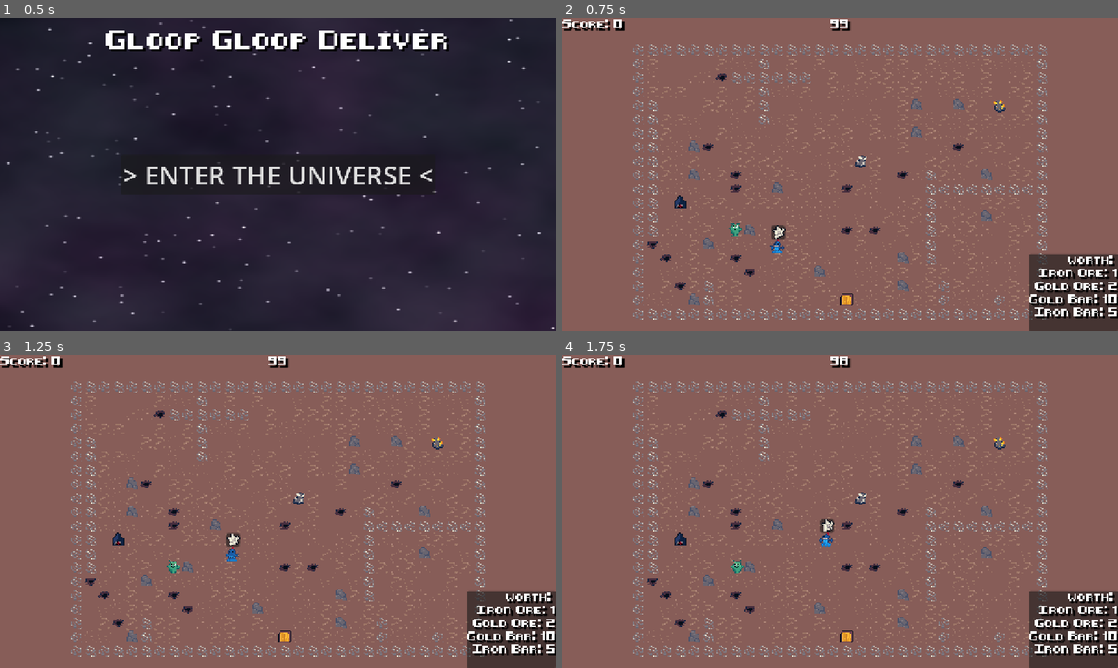
Above: before the commit, frames 1-4 (two rows, left to right).
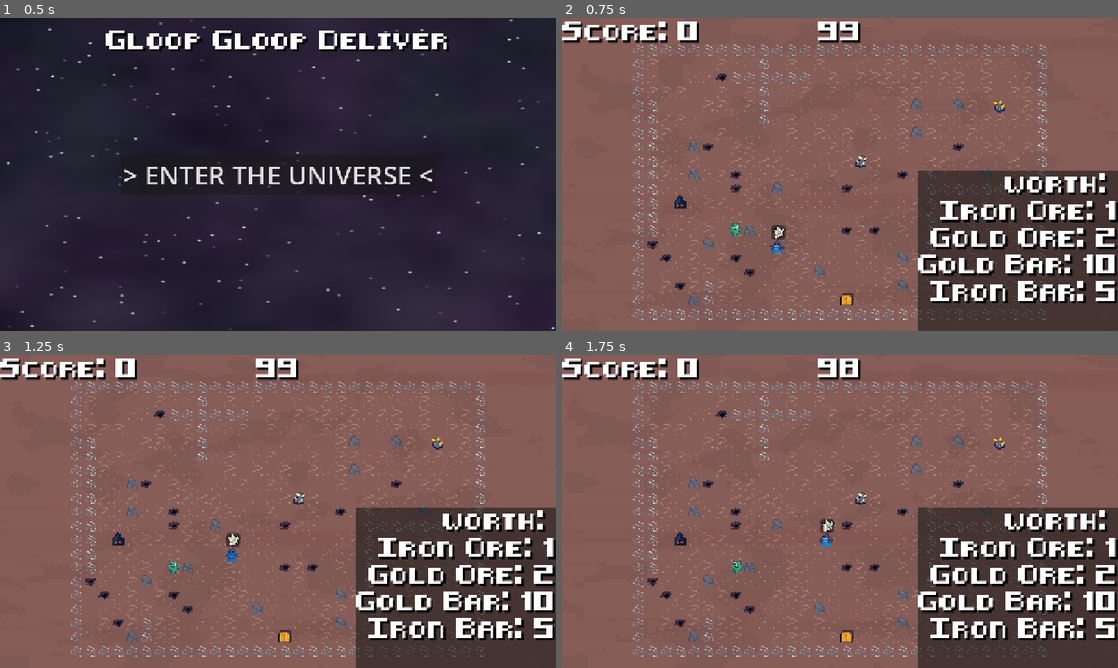
Above: after the commit, the same moments.

Repository: GameAISchool2026members/GloopGloopDelivery
Game: Godot game, scene res://menu/menu.tscn
Same seed, same stepped clock (60 frames per second), same inputs: the game is played once before the commit and once after it.
Inputs (mouse positions are in pixels of both pictures, inside the frame that each line leads up to):
- Up to frame 1 (0.5 s): no input
- Up to frame 2 (0.75 s): click "> ENTER THE UNIVERSE <" at 0.5 s
- Up to frame 3 (1.25 s): no input
- Up to frame 4 (1.75 s): move the mouse to (962, 495) at 1.27 s; hold D (right) from 1.28 s (still down); tap Space (interact) at 1.35 s; click (962, 495) at 1.42 s

Frame 1 is identical in both runs. In frame 2, 18% of the frame differs, in the area x 0-100%, y 0-100%; in frame 3, 18%; in frame 4, 18%.

Commit message:
add funny shader

Diff:
--- /dev/null
+++ b/game/environment/world_shader.gdshader
@@ -0,0 +1,43 @@
+shader_type canvas_item;
+
+uniform sampler2D cloud_texture : repeat_enable;
+uniform vec2 target_resolution = vec2(160,90);
+uniform vec4 cloud_color : source_color = vec4(0,0,0,0.05);
+uniform vec4 dust_color : source_color = vec4(0,0,0,0.05);
+
+float cloud_strength_function(vec2 uv)
+{
+	float a = step(texture(cloud_texture, uv + vec2(0.02, 0.01) * TIME).r, 0.4);
+	float b = step(texture(cloud_texture, 2.0 * uv + vec2(0.005, 0.0025) * TIME).r, 0.1);
+	return max(a,b);
+}
+
+float dust_strength_function(vec2 uv)
+{
+	float a = smoothstep(0.5, 0.7, texture(cloud_texture,vec2(0.04, 1) * uv + vec2(0.02, 0.01) * TIME).r);
+	float mask = clamp(texture(cloud_texture, vec2(0.2, 0.1) * uv + vec2(0.002, 0.008) * TIME).r - 0.3, 0.0, 1.0);
+	return a * mask;
+}
+
+vec2 quantize_screen_uv(vec2 uv)
+{
+	return round(uv * target_resolution) / target_resolution;
+}
+
+
+void fragment() {
+	vec2 uv = quantize_screen_uv(UV);
+	vec4 color = vec4(0,0,0,0);
+	float cloud = cloud_strength_function(uv);
+
+	color += cloud * cloud_color;
+
+	color += dust_strength_function(uv) * (1.0 - 0.2 * cloud) * dust_color;
+
+	COLOR = color;
+}
+
+//void light() {
+//	// Called for every pixel for every light affecting the CanvasItem.
+//	// Uncomment to replace the default light processing function with this one.
+//}
--- a/game/game.tscn
+++ b/game/game.tscn
@@ -4,6 +4,7 @@
 [ext_resource type="Script" uid="uid://c88igffmy7cfq" path="res://game/game_manager.gd" id="1_vasa2"]
 [ext_resource type="Script" uid="uid://ctek3ueshgrhr" path="res://game/gui.gd" id="2_4fuuu"]
 [ext_resource type="Script" uid="uid://bydlo2gs47d03" path="res://game/objectives_manager.gd" id="2_dxrkv"]
+[ext_resource type="Shader" uid="uid://cttod264npo7d" path="res://game/environment/world_shader.gdshader" id="3_vsp63"]
 [ext_resource type="Script" uid="uid://b15niow2uxp3x" path="res://items/item.gd" id="4_qf6n1"]
 [ext_resource type="PackedScene" uid="uid://dxv44t1na7jg0" path="res://terrain/terrain.tscn" id="5_u5opy"]
 [ext_resource type="Resource" uid="uid://byf1vmw0qh5t2" path="res://items/iron_ore/iron_ore.tres" id="5_vsp63"]
@@ -13,8 +14,22 @@
 [ext_resource type="Resource" uid="uid://dxt8iedfy4cje" path="res://items/gold_bar/gold_bar.tres" id="8_ee6o4"]
 [ext_resource type="Resource" uid="uid://dn7bmat6r683b" path="res://items/iron_bar/iron_bar.tres" id="8_qf6n1"]
 
+[sub_resource type="FastNoiseLite" id="FastNoiseLite_vsp63"]
+
+[sub_resource type="NoiseTexture2D" id="NoiseTexture2D_b686c"]
+noise = SubResource("FastNoiseLite_vsp63")
+seamless = true
+
+[sub_resource type="ShaderMaterial" id="ShaderMaterial_b686c"]
+shader = ExtResource("3_vsp63")
+shader_parameter/cloud_texture = SubResource("NoiseTexture2D_b686c")
+shader_parameter/target_resolution = Vector2(160, 90)
+shader_parameter/cloud_color = Color(0, 0, 0, 0.05)
+shader_parameter/dust_color = Color(0.79607844, 0.1882353, 0, 0.14901961)
+
 [sub_resource type="LabelSettings" id="LabelSettings_vasa2"]
 font = ExtResource("1_l1rk1")
+font_size = 36
 shadow_size = 2
 shadow_color = Color(0, 0, 0, 1)
 shadow_offset = Vector2(5, 5)
@@ -32,6 +47,15 @@
 grow_horizontal = 2
 grow_vertical = 2
 script = ExtResource("2_4fuuu")
+
+[node name="ScreenEffects" type="ColorRect" parent="CanvasLayer/GUI" unique_id=168629776]
+material = SubResource("ShaderMaterial_b686c")
+layout_mode = 1
+anchors_preset = 15
+anchor_right = 1.0
+anchor_bottom = 1.0
+grow_horizontal = 2
+grow_vertical = 2
 
 [node name="Score" type="Label" parent="CanvasLayer/GUI" unique_id=1806668851]
 layout_mode = 1
Not shown, added: game/environment/world_shader.gdshader.uid
